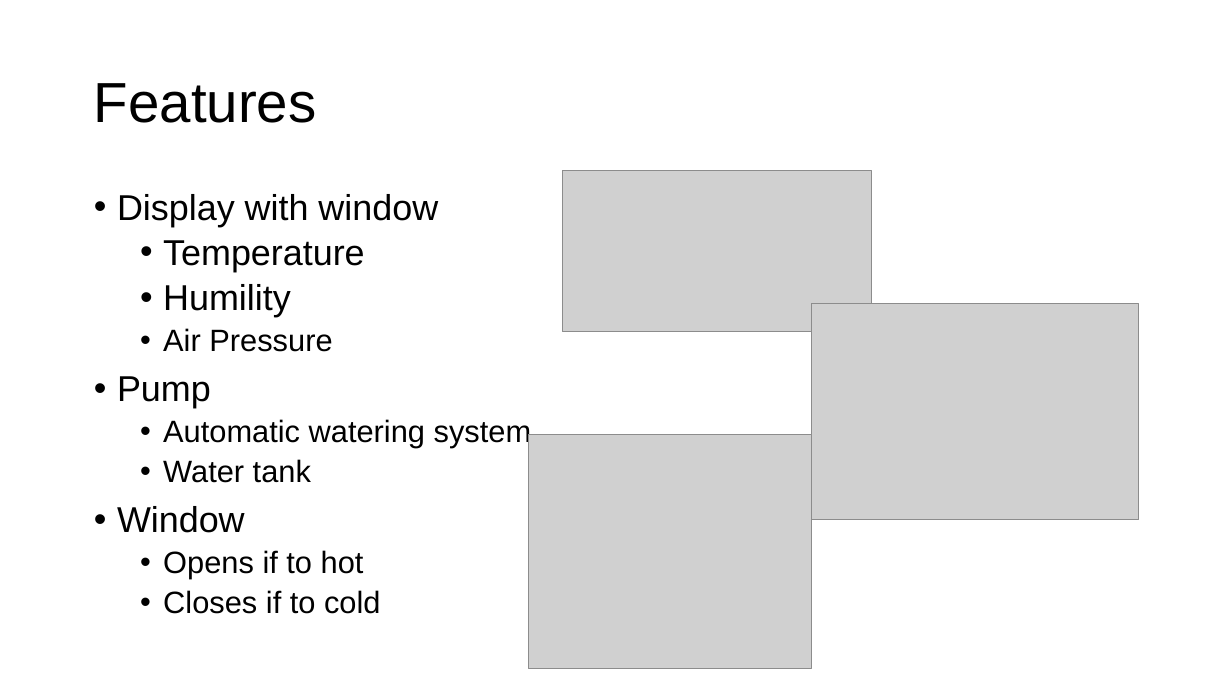
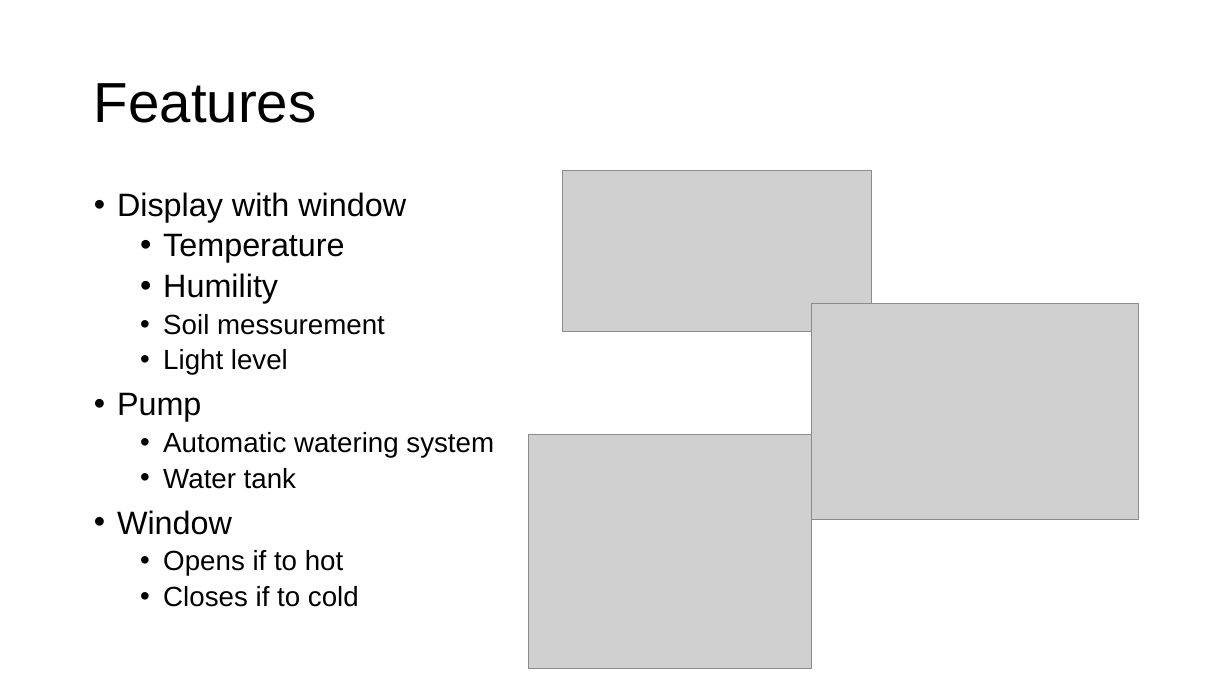
Before and after one commit to Monstroxx/greenhouse, a slide deck: slide 6 of Greenhouse Presentation.pptx. Drawn at 1232x693 pixels with LibreOffice and Linux fonts; fonts in the diff are those of the drawing; grey boxes stand for pictures. Boxes give left, top, right and bottom in pixels: in the first picture for what was removed or moved away, otherwise in the second. Text is boxed around its words. In the diff, an @@ line names an element or a change of style, - is before the commit and + after.

Commit message:
Wrong information in Presentation fixed

```diff
--- a/Greenhouse Presentation.pptx
+++ b/Greenhouse Presentation.pptx
@@ text at [117,192,494,607]: size 28 to 25.2 pt in "Display with window", "Temperature", "Humility", "Pump" and 1 more places; size 24 to 21.6 pt in "Automatic watering system", "Water tank", "Opens if to hot", "Closes if to cold"; line spacing 0.9 to 0.88 @@
@@ text at [163,314,385,375]: text changed; size 24 to 21.6 pt @@
-  • Air Pressure
+  • Soil messurement
+  • Light level
```
